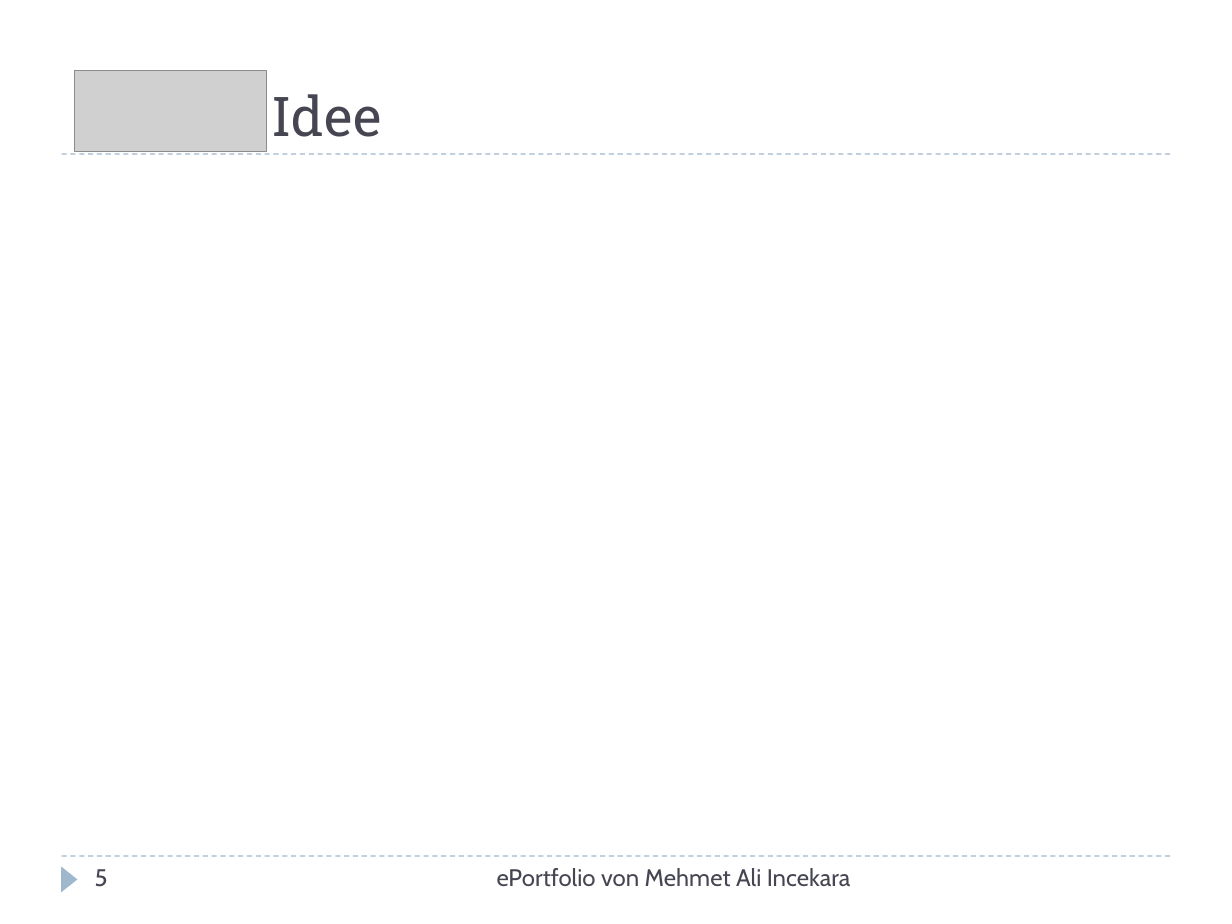
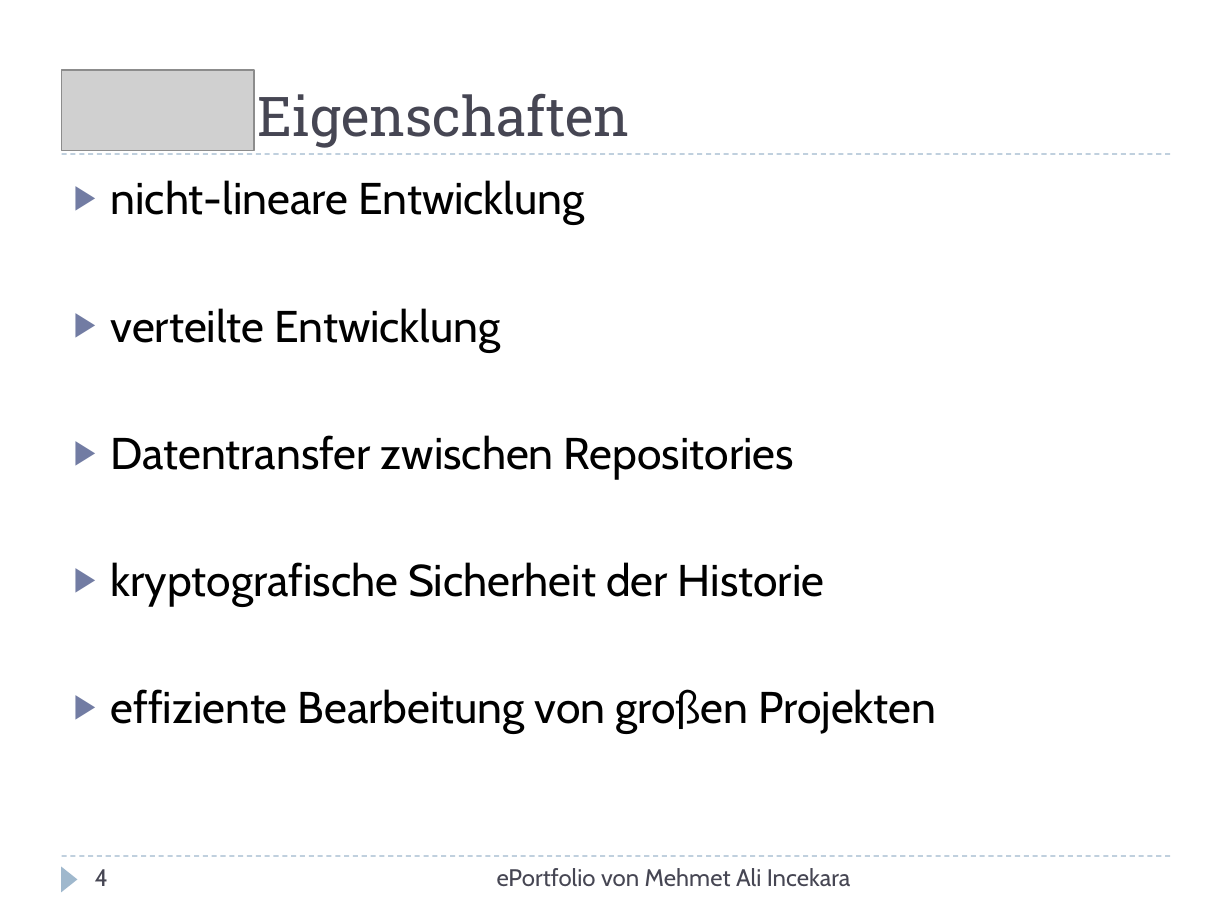
Before and after one commit to xnappy/ePortfolio, a slide deck: slide 4 of Git-und-GitHub.pptx (slide 5 before the commit). Drawn at 1232x924 pixels with LibreOffice and Linux fonts; fonts in the diff are those of the drawing; grey boxes stand for pictures. Boxes give left, top, right and bottom in pixels: in the first picture for what was removed or moved away, otherwise in the second. Text is boxed around its words. In the diff, an @@ line names an element or a change of style, - is before the commit and + after.

```diff
--- a/Git-und-GitHub.pptx
+++ b/Git-und-GitHub.pptx
@@ picture: place and size @@
-picture at <box>74,70,266,152</box>
+picture at <box>62,70,254,152</box>
@@ title at <box>258,93,630,148</box>: text changed @@
-- Idee
+- Eigenschaften
@@ text added at <box>111,180,936,734</box>, 26 pt, text #000000 @@
+▶ nicht-lineare Entwicklung
+▶ verteilte Entwicklung
+▶ Datentransfer zwischen Repositories
+▶ kryptografische Sicherheit der Historie
+▶ effiziente Bearbeitung von großen Projekten
@@ page number at <box>95,869,108,886</box>: text changed @@
-5
+4
```
Also in this commit, not shown: 6 other slides changed, 2 slides added.
